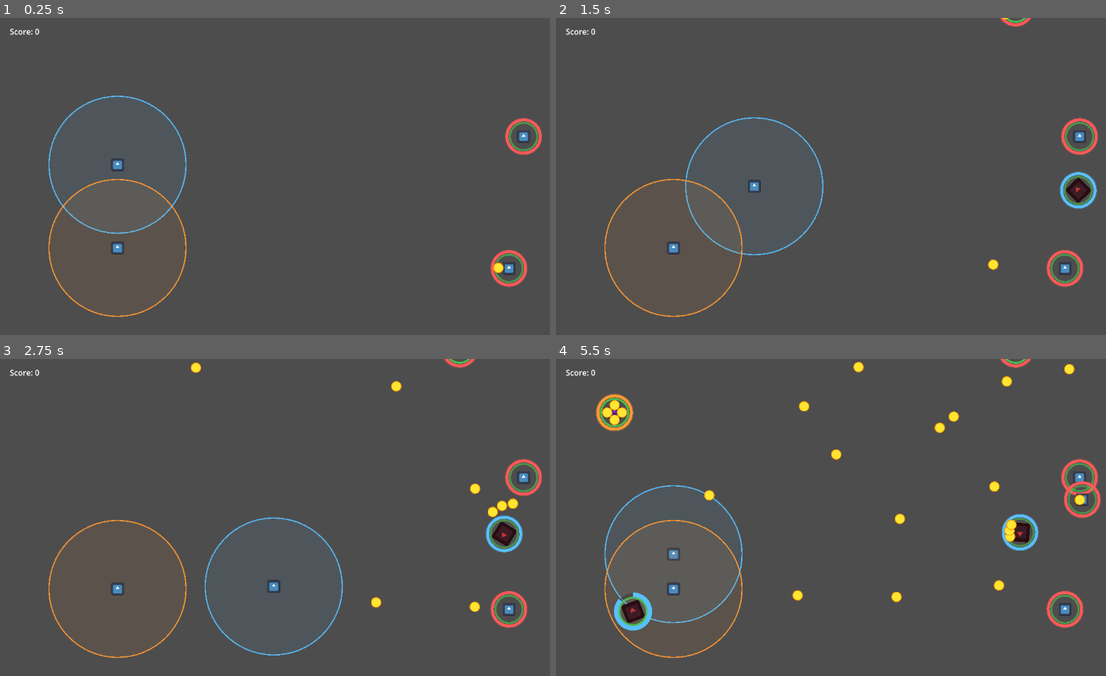
Above: before the commit, frames 1-4 (two rows, left to right).
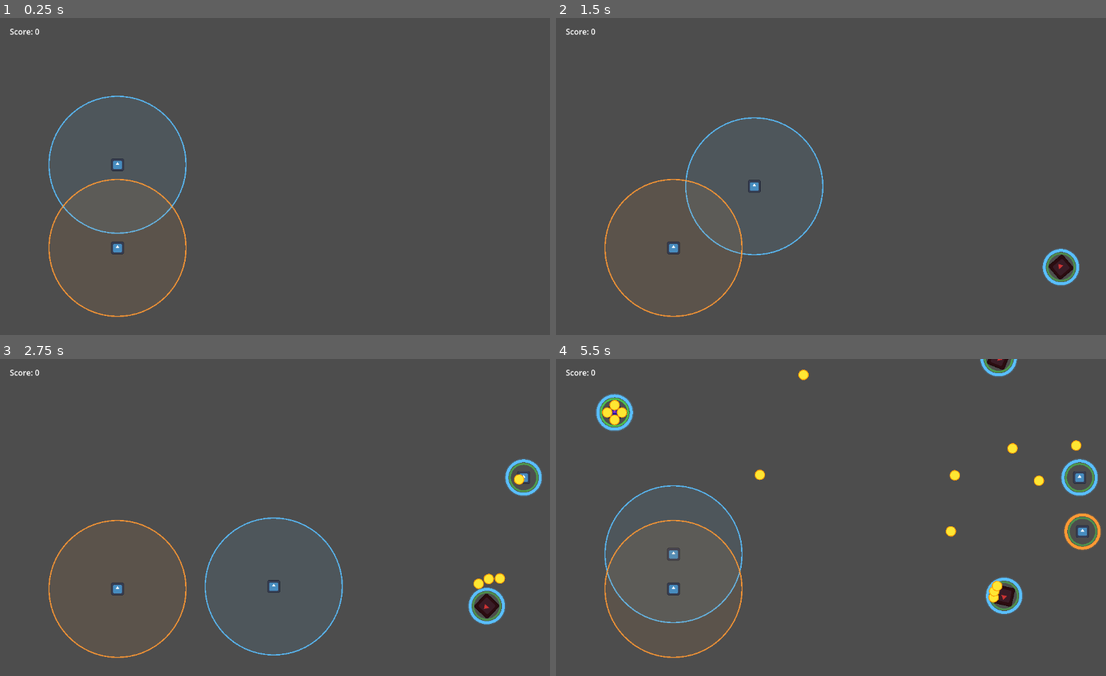
Above: after the commit, the same moments.

Repository: AgustinRamiroDiaz/just-metal-shapes
Game: Godot game, scene res://main_level.tscn
Two runs of this game, one before a commit and one after it. Both use one fixed random seed, a clock stepped at 60 frames per second and the inputs below. The engine's default icon, where the game draws it, is replaced by a stand-in: a white triangle on a blue panel in a dark square.
Inputs:
- Up to frame 1 (0.25 s): no input
- Up to frame 2 (1.5 s): hold Right (ui_right) 0.53-1.28 s; tap K (p2_down) at 0.6 s; hold Down (ui_down) from 1.28 s (still down); tap J (p2_left) at 1.35 s
- Up to frame 3 (2.75 s): release Down (ui_down) at 2.03 s; hold Right (ui_right) from 2.03 s (still down); tap L (p2_right) at 2.1 s
- Up to frame 4 (5.5 s): release Right (ui_right) at 2.78 s; hold Up (ui_up) 2.78-3.53 s; tap one key every 0.75 s from 2.85 s: I (p2_up) K (p2_down) J (p2_left) L (p2_right); hold Left (ui_left) 3.53-5.03 s; hold Down (ui_down) from 5.03 s (still down)

The runs differ from the first frame. In frame 1, 0.8% of the frame differs, in the area x 89-99%, y 31-86%; in frame 2, 1.8%; in frame 3, 2.3%; in frame 4, 4.6%, in the area x 7-100%, y 0-86%.

Commit message:
fix: shields now have random colors

Diff:
--- a/project.godot
+++ b/project.godot
@@ -23,19 +23,23 @@
 
 p2_left={
 "deadzone": 0.5,
-"events": [Object(InputEventKey,"resource_local_to_scene":fa …(211 unchanged characters)… "location":0,"echo":false,"script":null)]
+"events": [Object(InputEventKey,"resource_local_to_scene":fa …(211 unchanged characters)… "location":0,"echo":false,"script":null)
+]
 }
 p2_right={
 "deadzone": 0.5,
-"events": [Object(InputEventKey,"resource_local_to_scene":fa …(211 unchanged characters)… "location":0,"echo":false,"script":null)]
+"events": [Object(InputEventKey,"resource_local_to_scene":fa …(211 unchanged characters)… "location":0,"echo":false,"script":null)
+]
 }
 p2_up={
 "deadzone": 0.5,
-"events": [Object(InputEventKey,"resource_local_to_scene":fa …(211 unchanged characters)… "location":0,"echo":false,"script":null)]
+"events": [Object(InputEventKey,"resource_local_to_scene":fa …(211 unchanged characters)… "location":0,"echo":false,"script":null)
+]
 }
 p2_down={
 "deadzone": 0.5,
-"events": [Object(InputEventKey,"resource_local_to_scene":fa …(211 unchanged characters)… "location":0,"echo":false,"script":null)]
+"events": [Object(InputEventKey,"resource_local_to_scene":fa …(211 unchanged characters)… "location":0,"echo":false,"script":null)
+]
 }
 
 [physics]
--- a/scripts/components/health_component.gd
+++ b/scripts/components/health_component.gd
@@ -19,6 +19,10 @@
 
 func _ready() -> void:
 	life = max_life
+	if has_shield:
+		var players := get_tree().get_nodes_in_group("players")
+		if players.size() > 0:
+			shield_color = players.pick_random().team_color
 	queue_redraw()
 
 
--- a/scripts/components/spawner_component.gd
+++ /dev/null
@@ -1,31 +0,0 @@
-class_name SpawnerComponent
-extends Node
-
-signal spawned(node: Node)
-
-@export var spawn_interval: float = 2.0
-@export var enemy_scene: PackedScene
-@export var spawn_area_width: float = 800.0
-@export var spawn_y_offset: float = -50.0
-
-@onready var timer: Timer = $Timer
-
-
-func _ready() -> void:
-	if enemy_scene == null:
-		enemy_scene = load("res://scenes/enemy.tscn")
-	timer.wait_time = spawn_interval
-	timer.start(randf_range(0.0, spawn_interval))
-	timer.timeout.connect(_spawn)
-
-
-func _spawn() -> void:
-	var scene_to_spawn := enemy_scene
-	if enemy_scene == null:
-		scene_to_spawn = load("res://scenes/enemy.tscn")
-
-	var enemy: StaticBody2D = scene_to_spawn.instantiate()
-	var spawn_x := randf_range(0.0, spawn_area_width)
-	enemy.global_position = Vector2(spawn_x, spawn_y_offset)
-	get_tree().current_scene.add_child(enemy)
-	spawned.emit(enemy)
--- a/scripts/game_manager.gd
+++ b/scripts/game_manager.gd
@@ -31,7 +31,6 @@
 		spawn_intervals.append(base_spawn_interval * (1.0 + i * 0.5))
 
 	_spawn_players()
-	_spawn_initial_enemies()
 
 
 func _process(delta: float) -> void:
@@ -63,11 +62,6 @@
 	p2.add_to_group("players")
 	add_child(p2)
 	p2.died.connect(_on_player_died)
-
-
-func _spawn_initial_enemies() -> void:
-	for i in range(3):
-		_spawn_enemy(0)
 
 
 func _update_spawn_intervals() -> void:
Not shown, removed: scripts/components/spawner_component.gd.uid
